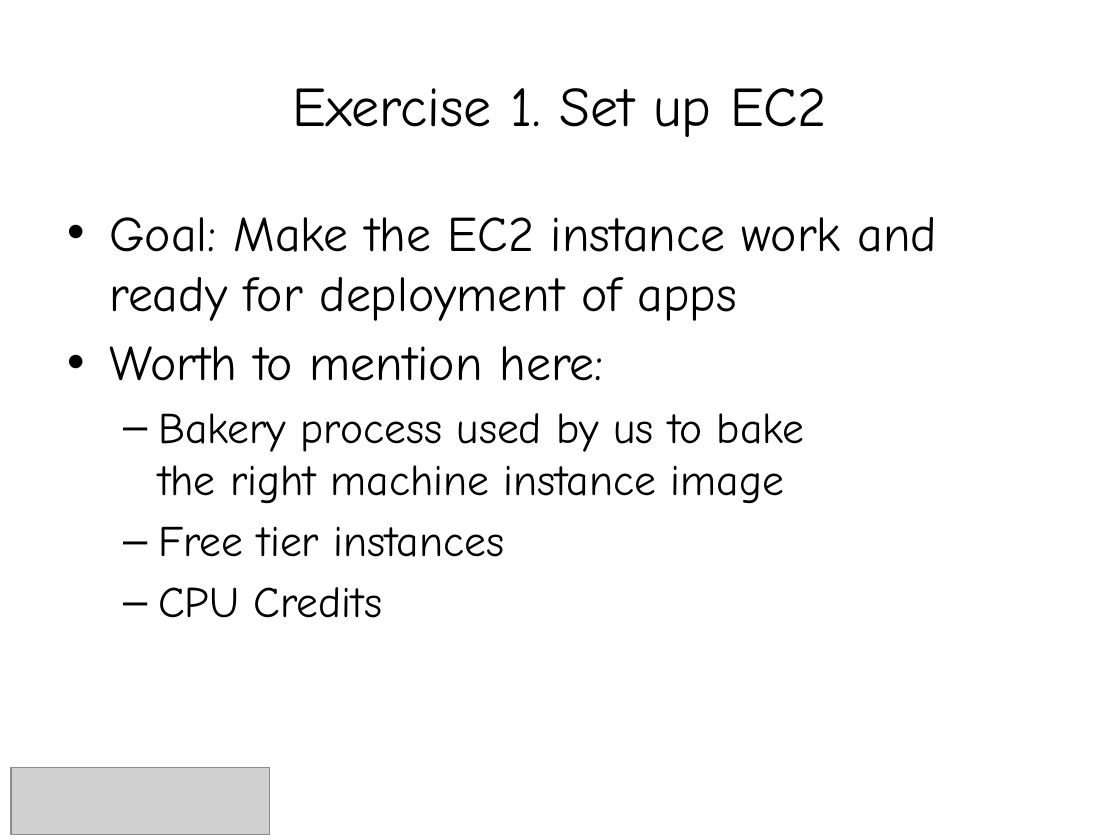
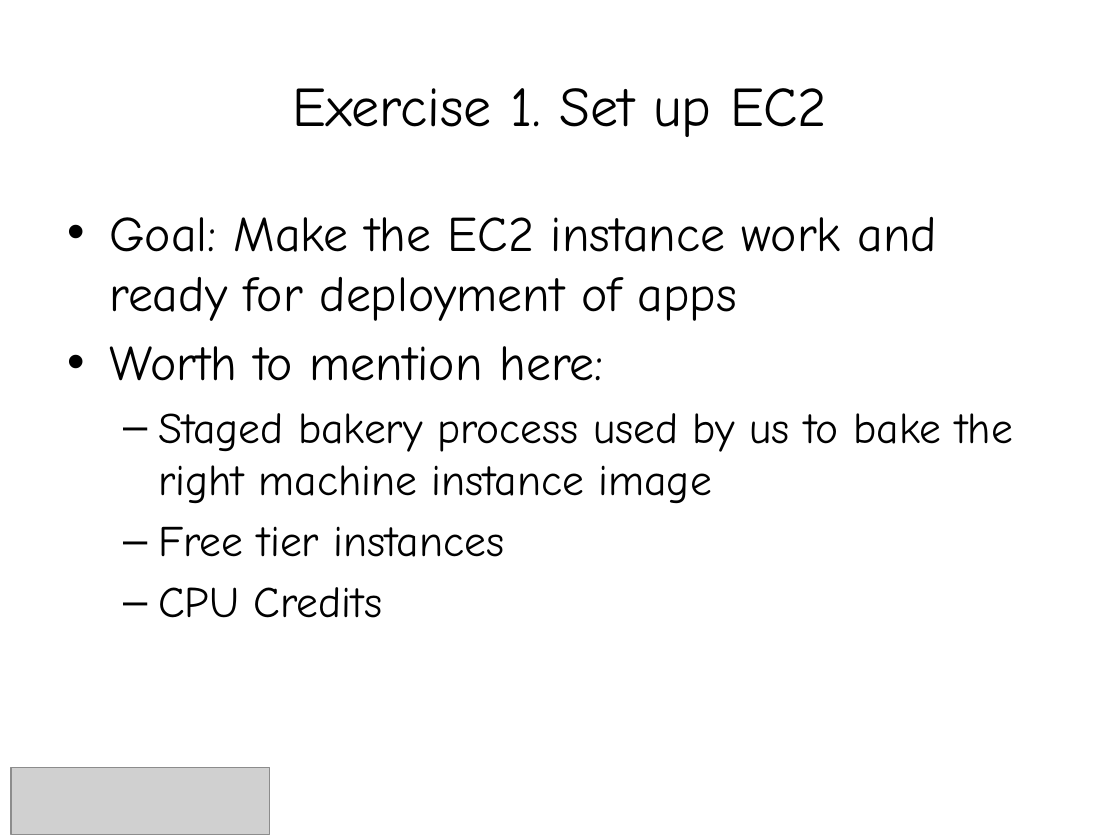
Before and after one commit to smolnik/diagrams, a slide deck: slide 18 of presentations/aws_ha_workshops.pptx. Drawn at 1120x840 pixels with LibreOffice and Linux fonts; fonts in the diff are those of the drawing; grey boxes stand for pictures. Boxes give left, top, right and bottom in pixels: in the first picture for what was removed or moved away, otherwise in the second. Text is boxed around its words. In the diff, an @@ line names an element or a change of style, - is before the commit and + after.

```diff
--- a/presentations/aws_ha_workshops.pptx
+++ b/presentations/aws_ha_workshops.pptx
@@ text at [158,413,1014,504]: text changed @@
-  – Bakery process used by us to bake
-    the right machine instance image
+  – Staged bakery process used by us to bake the right machine instance image
```
Also in this commit, not shown: 4 other slides changed, 2 slides added, 1 other file.
